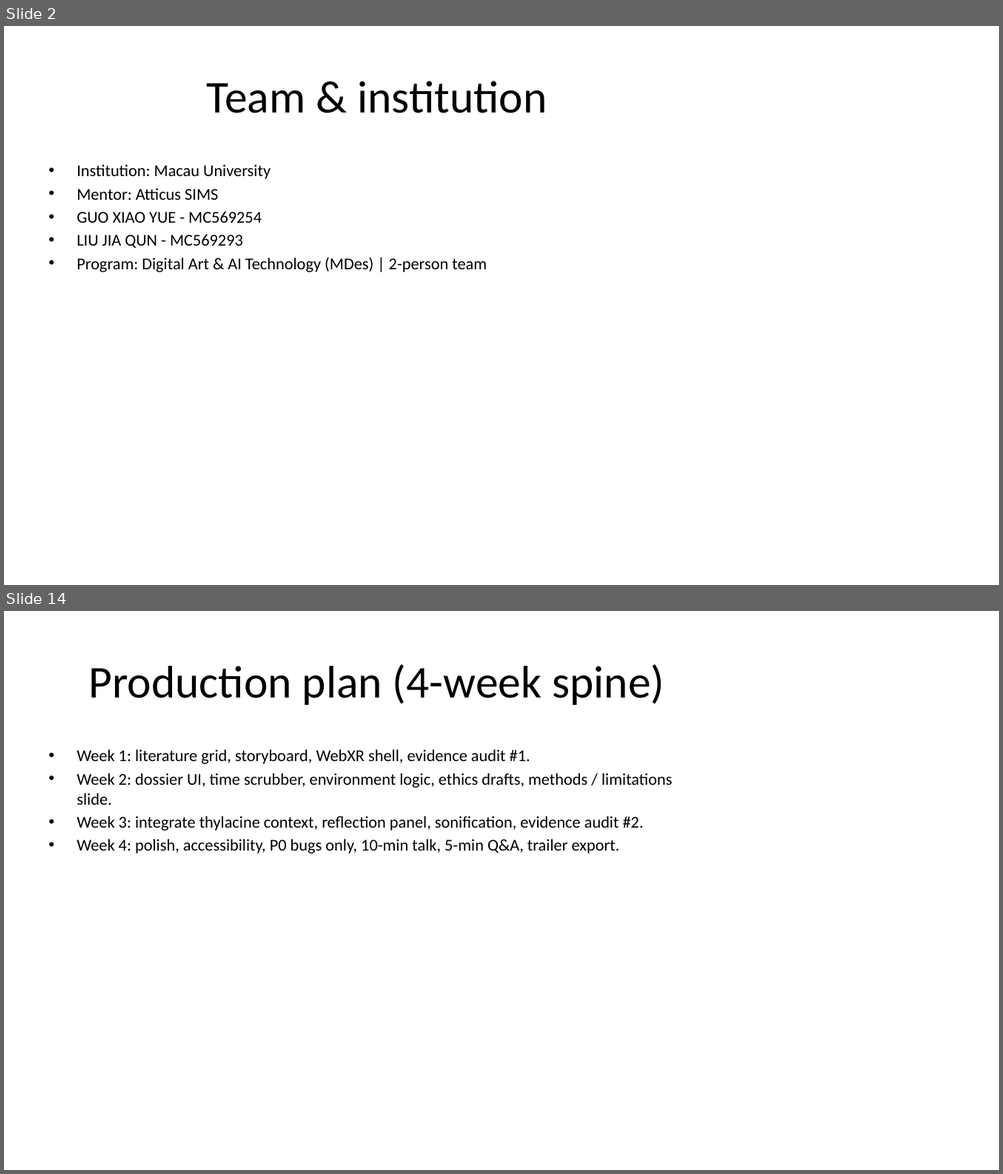
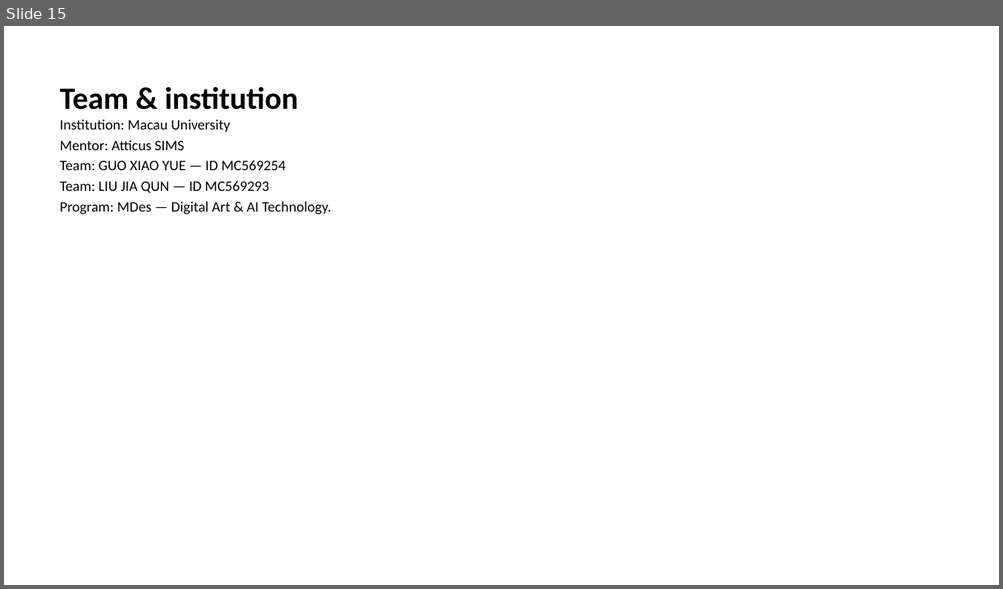
Before and after one commit to macaumonsoon/Biodesign-Project, a slide deck: slides/export/Archive_of_Extinction_Final_BDC2026.pptx. Shown one above the other, each under a label of ours: slides 2 and 14 before the commit, slide 15 after it; the slides between them are not shown. The pictures are 1003x1174 and 1003x589 pixels, drawn with LibreOffice and Linux fonts; fonts in the diff are those of the drawing. Boxes give left, top, right and bottom in pixels: in the first picture for what was removed or moved away, otherwise in the second. Text is boxed around its words. In the diff, an @@ line names an element or a change of style, - is before the commit and + after.

```diff
--- a/slides/export/Archive_of_Extinction_Final_BDC2026.pptx
+++ b/slides/export/Archive_of_Extinction_Final_BDC2026.pptx
@@ slide 14 removed at (4,611,999,1170), background #FFFFFF @@
@@ title removed at (88,664,664,705) @@
-Production plan (4-week spine)
@@ text removed at (77,749,672,854) @@
-• Week 1: literature grid, storyboard, WebXR shell, evidence audit #1.
-• Week 2: dossier UI, time scrubber, environment logic, ethics drafts, methods / limitations slide.
-• Week 3: integrate thylacine context, reflection panel, sonification, evidence audit #2.
-• Week 4: polish, accessibility, P0 bugs only, 10-min talk, 5-min Q&A, trailer export.
@@ what was slide 2 is now slide 15 @@
@@ slide 15 changed as well @@
@@ text "Team & institution": place and size @@
-text "Team & institution" at (77,164,486,272)
+text "Team & institution" at (60,87,331,215)
@@ text at (60,87,298,110): paragraph added @@
+Team & institution
@@ title removed at (207,81,546,113) @@
-Team & institution
@@ text at (60,119,230,150): size 16 to 14 pt in "Institution: Macau University", "Mentor: Atticus SIMS"; bullet • to none @@
@@ text at (60,160,331,215): text changed; size 16 to 14 pt @@
-• GUO XIAO YUE - MC569254
-• LIU JIA QUN - MC569293
-• Program: Digital Art & AI Technology (MDes) | 2-person team
+Team: GUO XIAO YUE — ID MC569254
+Team: LIU JIA QUN — ID MC569293
+Program: MDes — Digital Art & AI Technology.
```
Also in this commit, not shown: 2 other slides changed, 49 slides added, 17 other slides removed, 1 other file.
